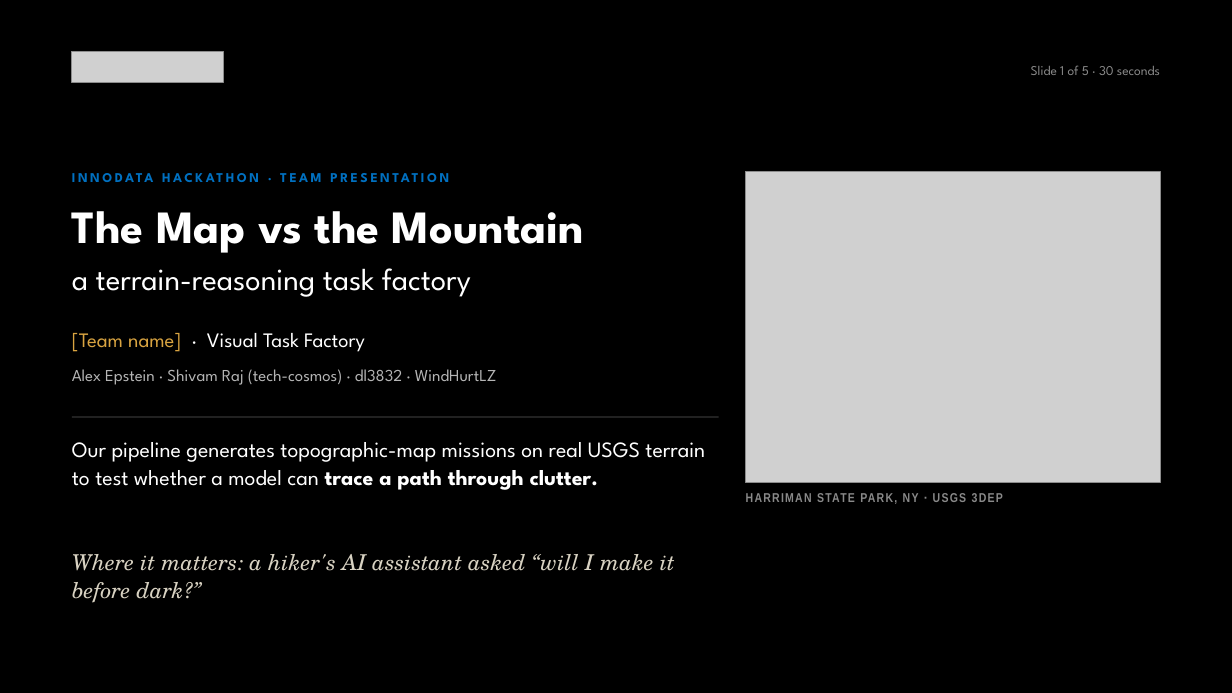
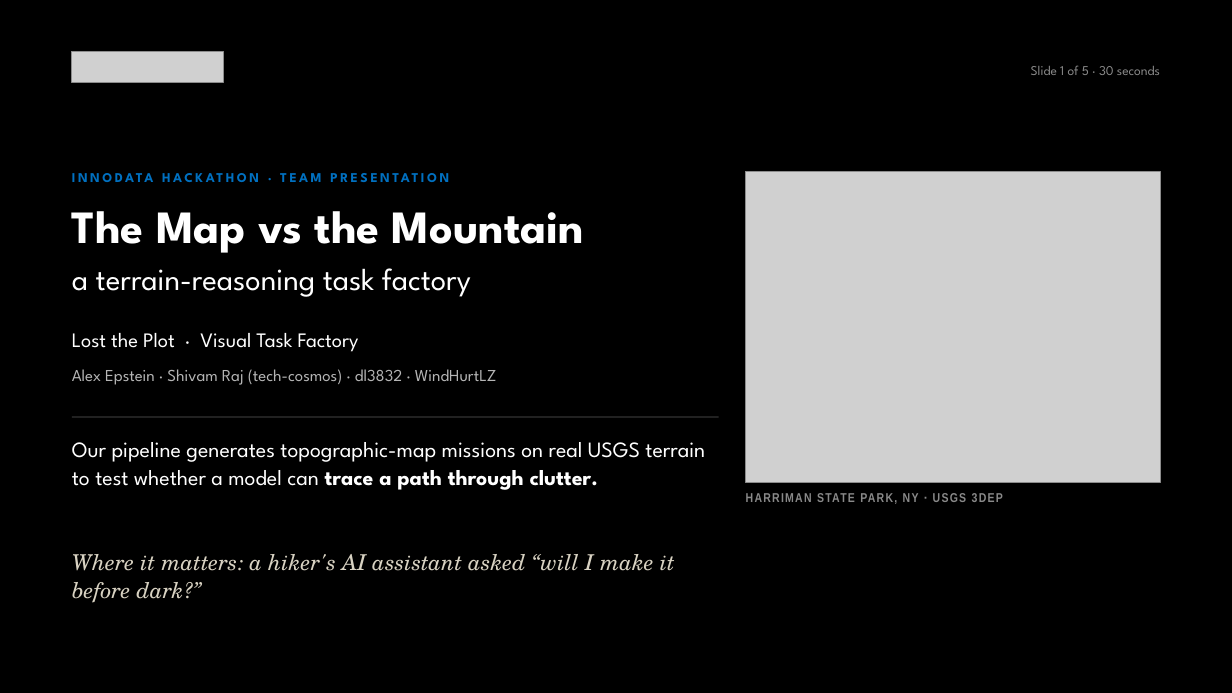
Before and after one commit to Alex-Epstein/innodata-hack, a slide deck: slide 1 of slides/TheMapVsTheMountain.pptx. Drawn at 1232x693 pixels with LibreOffice and Linux fonts; fonts in the diff are those of the drawing; grey boxes stand for pictures. Boxes give left, top, right and bottom in pixels: in the first picture for what was removed or moved away, otherwise in the second. Text is boxed around its words. In the diff, an @@ line names an element or a change of style, - is before the commit and + after.

```diff
--- a/slides/TheMapVsTheMountain.pptx
+++ b/slides/TheMapVsTheMountain.pptx
@@ text at box(72, 333, 359, 352): text changed @@
-[Team name] · Visual Task Factory
+Lost the Plot · Visual Task Factory
```
Also in this commit, not shown: 1 other file.
